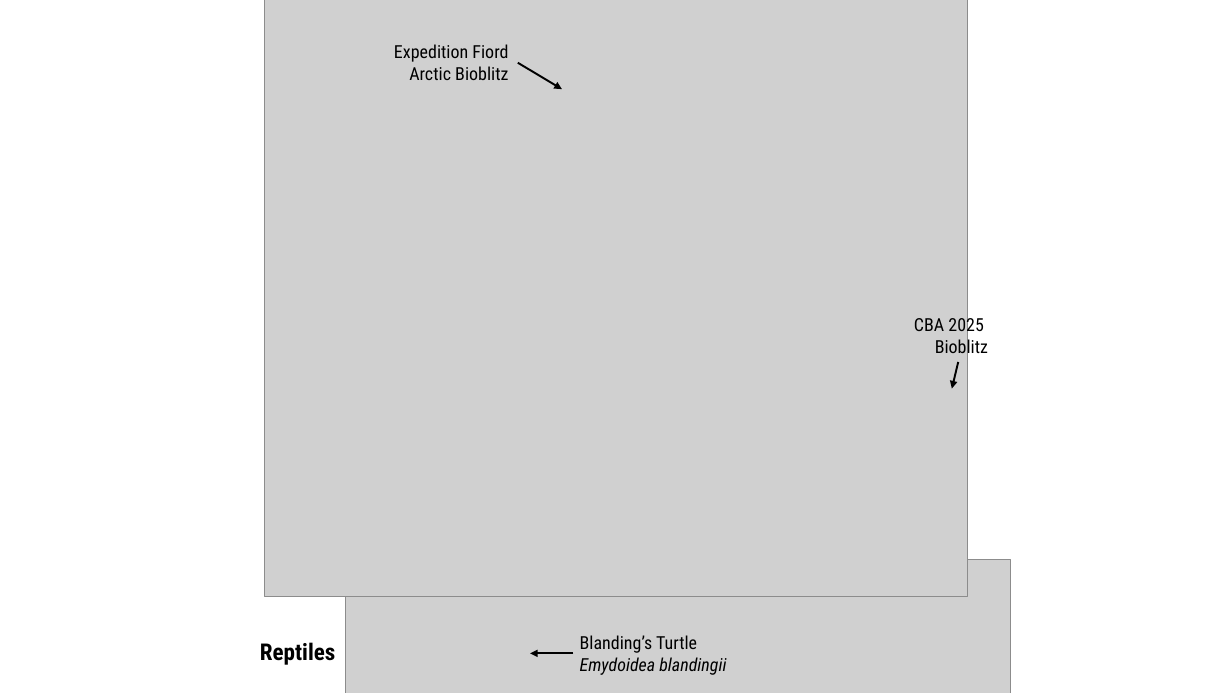
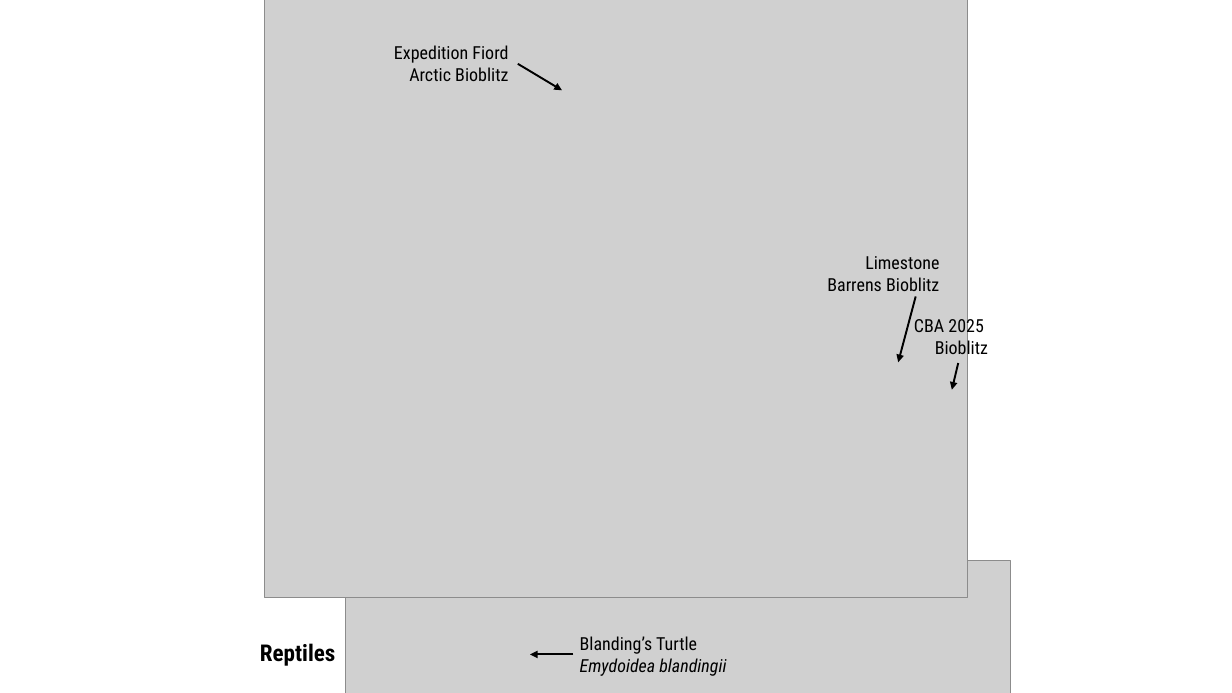
Before and after one commit to PollockLab/BTG-analyse-the-gap, a slide deck: slide 1 of figures/manual-edits/manual-rangecoverage.pptx. Drawn at 1232x693 pixels with LibreOffice and Linux fonts; fonts in the diff are those of the drawing; grey boxes stand for pictures. Boxes give left, top, right and bottom in pixels: in the first picture for what was removed or moved away, otherwise in the second. Text is boxed around its words. In the diff, an @@ line names an element or a change of style, - is before the commit and + after.

Commit message:
add limestone barrens bioblitz

```diff
--- a/figures/manual-edits/manual-rangecoverage.pptx
+++ b/figures/manual-edits/manual-rangecoverage.pptx
@@ text added at (827,256,939,291), 14 pt, text #000000 @@
+Limestone Barrens Bioblitz
@@ arrow added from (916, 297) to (898, 362), #000000 1.5 pt @@
```
Also in this commit, not shown: 1 other file.
